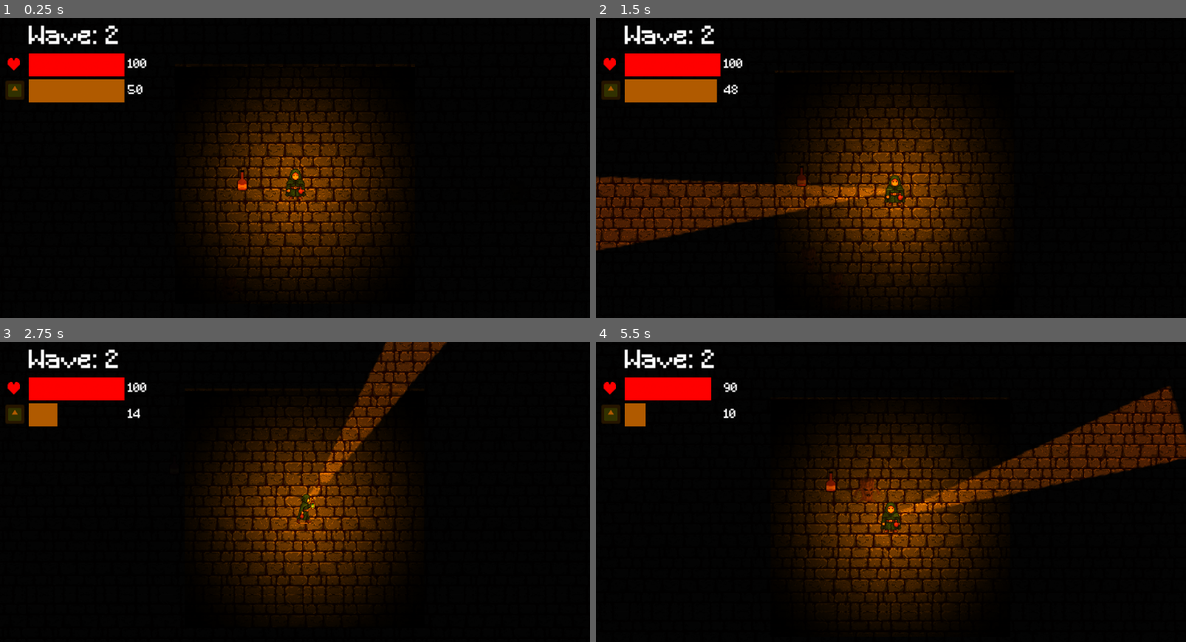
Above: before the commit, frames 1-4 (two rows, left to right).
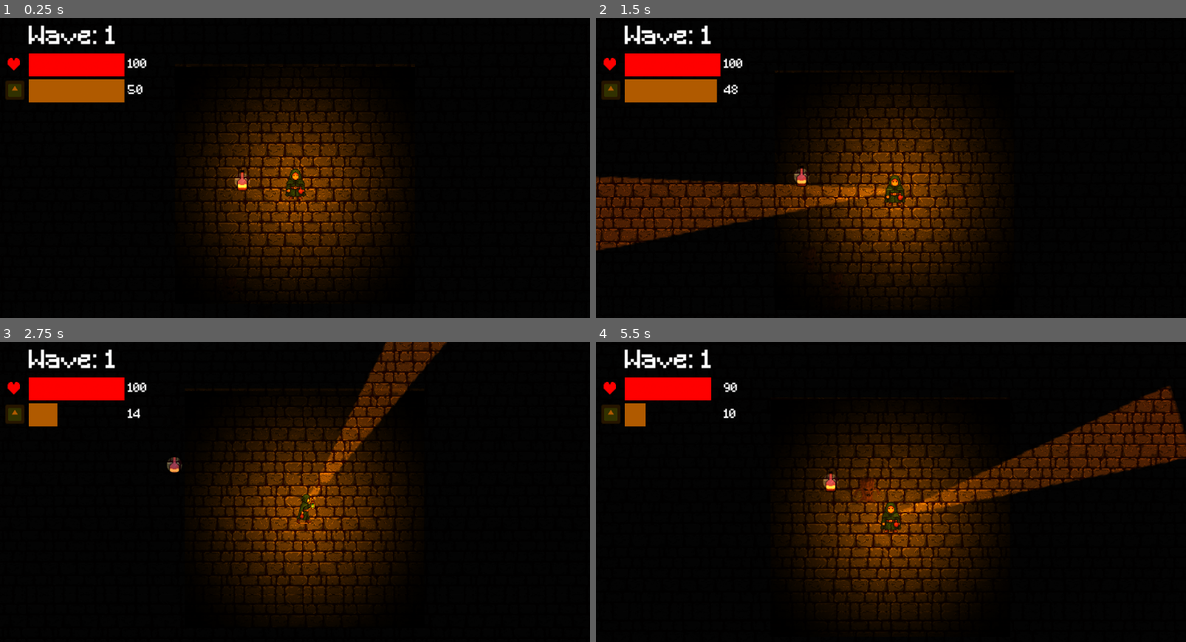
Above: after the commit, the same moments.

Repository: Frosmoth2324/Capstone-Game
Game: Godot game, scene res://Scenes/level.tscn
Same seed, same stepped clock (60 frames per second), same inputs: the game is played once before the commit and once after it. The engine's default icon, where the game draws it, is replaced by a stand-in: a white triangle on a blue panel in a dark square. Sound files missing from this copy of the repository are replaced by a short silence.
Inputs (mouse positions are in pixels of both pictures, inside the frame that each line leads up to):
- Up to frame 1 (0.25 s): no input
- Up to frame 2 (1.5 s): tap Enter at 0.5 s; move the mouse to (1020, 168) at 0.52 s; hold D (Right) 0.53-1.28 s; click (1020, 168) at 0.6 s; move the mouse to (773, 201) at 1.27 s; hold S (Down) from 1.28 s (still down); right-click (773, 201) at 1.35 s
- Up to frame 3 (2.75 s): move the mouse to (354, 435) at 2.02 s; release S (Down) at 2.03 s; hold D (Right) from 2.03 s (still down); tap Space (Pulse) at 2.1 s
- Up to frame 4 (5.5 s): move the mouse to (861, 573) at 2.77 s; release D (Right) at 2.78 s; hold W (Up) 2.78-3.53 s; click (861, 573) at 2.85 s; move the mouse to (1068, 558) at 3.52 s; hold Right mouse button (Cone Boost) 3.53-4.28 s; hold Left (Left) 3.53-5.03 s; move the mouse to (714, 459) at 4.27 s; tap Space (Pulse) at 4.35 s; move the mouse to (920, 507) at 5.02 s; hold S (Down) from 5.03 s (still down); click (920, 507) at 5.1 s

The runs differ from the first frame. In frame 1, 0.1% of the frame differs, in the area x 17-43%, y 2-57%; in frame 2, 0.2%; in frame 3, 0.2%; in frame 4, 1.2%, in the area x 17-100%, y 2-91%.

Commit message:
waves done

Diff:
--- a/Scenes/level.tscn
+++ b/Scenes/level.tscn
@@ -36,3 +36,9 @@
 
 [node name="WaveManager" type="Node" parent="."]
 script = ExtResource("6_ct2bb")
+
+[node name="CalmTimer" type="Timer" parent="WaveManager"]
+wait_time = 3.0
+one_shot = true
+
+[connection signal="timeout" from="WaveManager/CalmTimer" to="WaveManager" method="_on_calm_timer_timeout"]
--- a/Scenes/oil.tscn
+++ b/Scenes/oil.tscn
@@ -1,14 +1,19 @@
-[gd_scene load_steps=5 format=3 uid="uid://clkp8fyws0hxj"]
+[gd_scene load_steps=6 format=3 uid="uid://clkp8fyws0hxj"]
 
 [ext_resource type="Texture2D" uid="uid://c2a8fl4dk6yfh" path="res://Assets/Sprites/oil_bottle.png" id="1_6ropb"]
 [ext_resource type="Script" path="res://Scripts/oil.gd" id="1_qdpxf"]
 [ext_resource type="AudioStream" uid="uid://by5u8u7016rmw" path="res://Assets/Sounds/oilRefill.mp3" id="1_ragfu"]
+[ext_resource type="Texture2D" uid="uid://pokcuuvd2sxe" path="res://Assets/Sprites/pulsegradient.png" id="2_unw03"]
 
 [sub_resource type="CircleShape2D" id="CircleShape2D_dpcby"]
 radius = 77.026
 
 [node name="Oil" type="Node2D"]
 script = ExtResource("1_qdpxf")
+
+[node name="PointLight2D" type="PointLight2D" parent="."]
+scale = Vector2(2, 2)
+texture = ExtResource("2_unw03")
 
 [node name="Sprite2D" type="Sprite2D" parent="."]
 scale = Vector2(2.5, 2.5)
--- a/Scripts/GameManager.gd
+++ b/Scripts/GameManager.gd
@@ -8,12 +8,13 @@
 var dead = false
 
 #wave stats
-var wave: int = 1
+var wave: int = 0
 var enemies_remaining: int = 0
+var is_in_wave = true
 signal start_wave(wave: int)
 
 #pick-up stats
-var oil_can = 10
+var oil_can = 25
 
 #cone
 var can_cone = true
--- a/Scripts/WaveManager.gd
+++ b/Scripts/WaveManager.gd
@@ -1,21 +1,23 @@
 extends Node
 
 @onready var player = %Player
+@onready var calm_timer = $CalmTimer
 
 var enemy_scene = preload("res://Scenes/enemy.tscn")
 var spawn_radius_min = 500
 var spawn_radius_max = 1000
 func _ready():
 	GameManager.start_wave.connect(_on_next_wave)
+	GameManager.next_wave()
 
 func _process(_delta):
-	if GameManager.enemies_remaining == 0:
-		GameManager.next_wave()
+	if GameManager.enemies_remaining == 0 and calm_timer.is_stopped():
+		GameManager.is_in_wave = false
+		calm_timer.start()
 
 func _on_next_wave(wave):
 	var enemies = wave * 2 + 3
 	for i in enemies:
-		print(enemies)
 		var angle = randf_range(0, TAU)
 		var distance = randf_range(spawn_radius_min, spawn_radius_max)
 		var spawn_pos = player.global_position + Vector2.from_angle(angle) * distance
@@ -24,3 +26,8 @@
 		enemy.player = self.player
 		$"../Enemies".add_child(enemy)
 		GameManager.enemies_remaining += 1
+
+
+func _on_calm_timer_timeout():
+	GameManager.is_in_wave = true
+	GameManager.next_wave()
--- a/Scripts/enemy.gd
+++ b/Scripts/enemy.gd
@@ -26,13 +26,11 @@
 
 func hit(hurt):
 	health -= hurt
-	print("enemy hit")
 	if health <= 0:
 		var loot_num = randi_range(0,100)
-		print("die")
-		print(loot_num)
+		print("die: " + str(loot_num))
 		GameManager.enemies_remaining -= 1
-		if  5 < loot_num and loot_num < 15:
+		if  0 <= loot_num and loot_num <= 20:
 			var oil = oil_scene.instantiate() as Node2D
 			oil.position = enemy.global_position
 			oils.add_child(oil)
--- a/Scripts/player.gd
+++ b/Scripts/player.gd
@@ -78,7 +78,7 @@
 		sprite_2d.play("up")
 
 func _on_oil_timer_timeout():
-	if GameManager.oil > 0:
+	if GameManager.oil > 0 and GameManager.is_in_wave:
 		GameManager.oil -= 1
 		oil_timer.start()
 	elif GameManager.oil == 0:
@@ -99,9 +99,11 @@
 
 func _on_cone_timer_timeout():
 	if GameManager.is_cone_boosting:
-		GameManager.oil -= GameManager.cone_boost_cost
+		if GameManager.is_in_wave:
+			GameManager.oil -= GameManager.cone_boost_cost
 	elif GameManager.is_coneing and !GameManager.is_cone_boosting:
-		GameManager.oil -= GameManager.cone_cost
+		if GameManager.is_in_wave:
+			GameManager.oil -= GameManager.cone_cost
 	if GameManager.is_coneing and !GameManager.is_cone_boosting:
 		for body in cone_area.get_overlapping_bodies():
 			if body.has_method("hit") and !body.has_method("is_player"):
